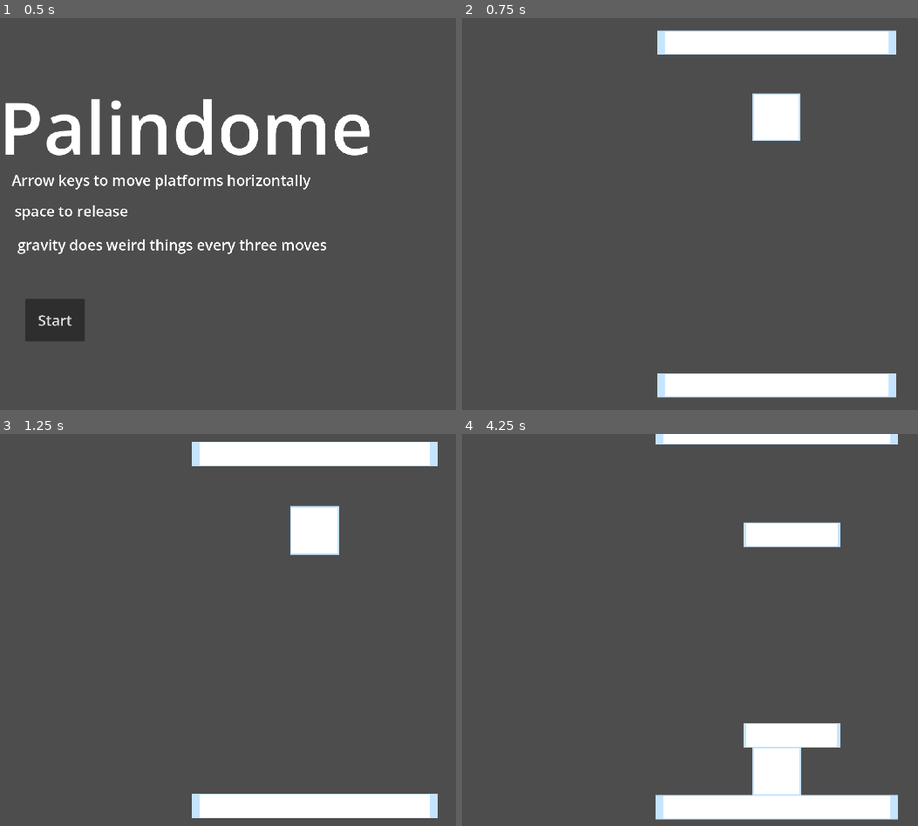
Above: before the commit, frames 1-4 (two rows, left to right).
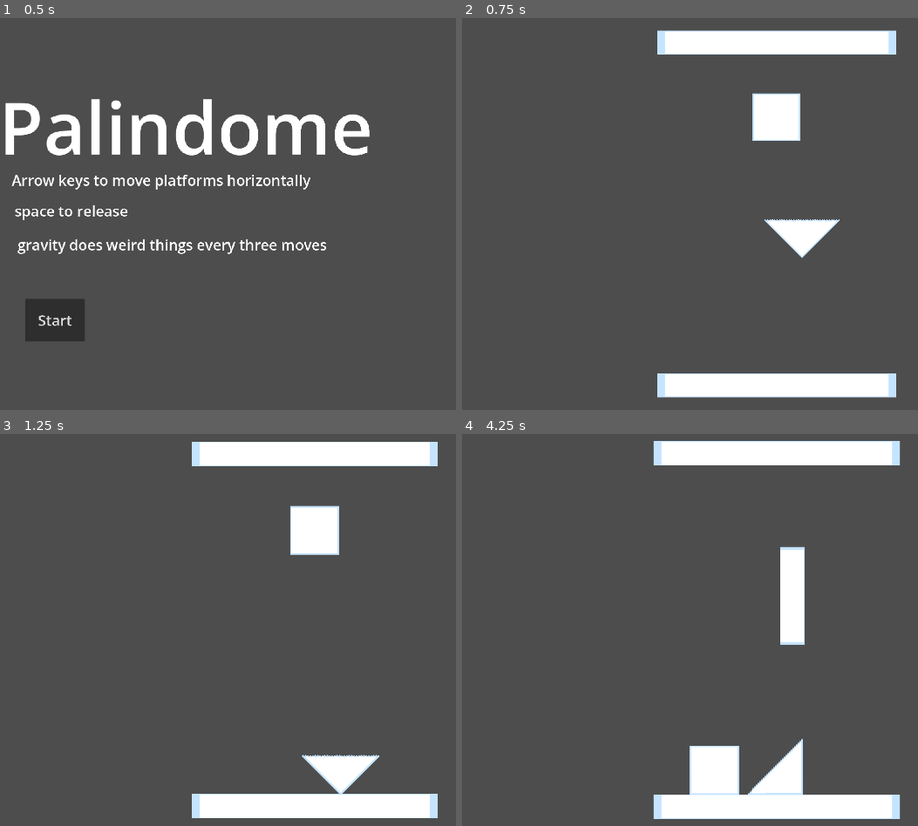
Above: after the commit, the same moments.

Repository: nullishew/game-jam-palindome
Game: Godot game, scene res://scenes/menu.tscn
Two runs of this game, one before a commit and one after it. Both use one fixed random seed, a clock stepped at 60 frames per second and the inputs below.
Inputs:
- Up to frame 1 (0.5 s): no input
- Up to frame 2 (0.75 s): click "Start" at 0.5 s
- Up to frame 3 (1.25 s): no input
- Up to frame 4 (4.25 s): tap Enter (ui_accept) at 1.25, 1.35, 1.52, 1.82, 2.1, 2.27, 2.57, 2.85, 3.6, 3.77, 4.07 s; hold Right (ui_right) 1.28-2.03 s; hold Left (ui_left) 2.03-2.78 s; hold Right (ui_right) from 2.78 s (still down)

Frame 1 is identical in both runs. In frame 2, 0.8% of the frame differs, in the area x 66-83%, y 51-62%; in frame 3, 0.9%; in frame 4, 11%, in the area x 41-97%, y 0-99%.

Commit message:
adjusted piece physics

Diff:
--- a/scenes/game.tscn
+++ b/scenes/game.tscn
@@ -5,10 +5,11 @@
 [ext_resource type="PackedScene" uid="uid://b4g4t2trs4wr7" path="res://scenes/platform.tscn" id="3_lbhrr"]
 [ext_resource type="PackedScene" uid="uid://7g6rkmeteclo" path="res://scenes/block_piece.tscn" id="3_lnu2h"]
 [ext_resource type="PackedScene" uid="uid://bdajgv04xnnoe" path="res://scenes/death_zone.tscn" id="4_lbhrr"]
+[ext_resource type="PackedScene" uid="uid://c5u6qthot4jji" path="res://scenes/triangle_piece.tscn" id="4_p57ef"]
 
 [node name="Game" type="Node2D" unique_id=795297754 node_paths=PackedStringArray("cam", "world_container", "piece_container", "normal_spawnpoint", "inverted_spawnpoint", "top_platform", "bottom_platform")]
 script = ExtResource("1_yqjtg")
-piece_scenes = Array[PackedScene]([ExtResource("3_lnu2h"), ExtResource("3_iywne")])
+piece_scenes = Array[PackedScene]([ExtResource("3_lnu2h"), ExtResource("3_iywne"), ExtResource("4_p57ef")])
 cam = NodePath("Camera2D")
 world_container = NodePath("World")
 piece_container = NodePath("World/Piece Container")
@@ -23,6 +24,10 @@
 [node name="World" type="Node2D" parent="." unique_id=1555225489]
 
 [node name="Piece Container" type="Node2D" parent="World" unique_id=1338131520]
+
+[node name="TrianglePiece" parent="World/Piece Container" unique_id=812756609 instance=ExtResource("4_p57ef")]
+position = Vector2(34, -1)
+rotation = -0.7853982
 
 [node name="Top Platform" parent="World" unique_id=1619606996 instance=ExtResource("3_lbhrr")]
 position = Vector2(0, -230)
--- a/scenes/i_piece.tscn
+++ b/scenes/i_piece.tscn
@@ -8,9 +8,9 @@
 size = Vector2(128, 32)
 
 [node name="IPiece" type="RigidBody2D" unique_id=496270264]
-mass = 10.0
+mass = 15.0
 physics_material_override = ExtResource("1_15ysq")
-linear_damp = 0.5
+linear_damp = 0.7
 script = ExtResource("1_yydgg")
 metadata/_custom_type_script = "uid://btsm8qmr8f3pf"
 
--- a/scenes/triangle_piece.tscn
+++ b/scenes/triangle_piece.tscn
@@ -5,15 +5,15 @@
 [ext_resource type="Texture2D" uid="uid://bq3ae8khmoe8a" path="res://assets/placeholder_triangle_grid_paper.png" id="3_tybd2"]
 
 [node name="TrianglePiece" type="RigidBody2D" unique_id=812756609]
-mass = 15.0
+mass = 10.0
 physics_material_override = ExtResource("1_c2mqm")
-linear_damp = 0.1
+linear_damp = 0.6
 script = ExtResource("1_bgbdb")
 metadata/_custom_type_script = "uid://btsm8qmr8f3pf"
 
 [node name="Sprite2D" type="Sprite2D" parent="." unique_id=1463819697]
-scale = Vector2(1.75, 1.75)
+scale = Vector2(2.25, 2.25)
 texture = ExtResource("3_tybd2")
 
 [node name="CollisionPolygon2D" type="CollisionPolygon2D" parent="." unique_id=2083518075]
-polygon = PackedVector2Array(-28, -28, -28, 28, 28, 28)
+polygon = PackedVector2Array(-36, -36, -36, 36, 36, 36)
--- a/scripts/game.gd
+++ b/scripts/game.gd
@@ -43,6 +43,8 @@
 		PhysicsServer2D.AREA_PARAM_GRAVITY_VECTOR,
 		[Vector2.DOWN, Vector2.UP][int(_is_gravity_inverted)]
 	)
+	_top_platform_target_pos_y = top_platform.global_position.y
+	_bottom_platform_target_pos_y = bottom_platform.global_position.y
 	_set_state(GameState.HOLD)
 
 func _set_state(state: GameState):
@@ -56,8 +58,8 @@
 			if _turn_count >= turns_to_win:
 				_set_state(GameState.WIN)
 				return
+			resize_platforms()
 			_turn_count += 1
-			resize_platforms()
 			if !_held_piece:
 				call_deferred("spawn_piece")
 		GameState.PLACE:
@@ -81,7 +83,9 @@
 		pass
 
 func _physics_process(delta: float) -> void:
+	update_platform_size(delta)
 	call_deferred("update_camera", delta)
+
 	match _state:
 		GameState.HOLD:
 			if _held_piece:
@@ -107,6 +111,7 @@
 		_unused_pieces = piece_scenes.duplicate()
 	var piece_scene: PackedScene = _unused_pieces.pop_at(randi_range(0, _unused_pieces.size() - 1))
 	var piece: Piece = piece_scene.instantiate()
+	piece.is_player_piece = true
 	piece.freeze = true
 	var spawnpoint: Vector2 = [normal_spawnpoint.global_position, inverted_spawnpoint.global_position][int(_is_gravity_inverted)]
 	var offset: Vector2 = Vector2(randf_range(-0.5, 0.5), 0)
@@ -125,6 +130,13 @@
 	piece.release()
 	_placed_pieces.append(piece)
 
+var _top_platform_target_pos_y: float
+var _bottom_platform_target_pos_y: float
+
+func update_platform_size(delta: float):
+	var t := 1.0 - exp(-delta * 4.0)
+	bottom_platform.global_position.y = lerp(bottom_platform.global_position.y, _bottom_platform_target_pos_y, t)
+	top_platform.global_position.y = lerp(top_platform.global_position.y, _top_platform_target_pos_y, t)
 
 func resize_platforms():
 	var top_p: Vector2 = Vector2(-INF, -INF)
@@ -132,15 +144,18 @@
 	for piece in _placed_pieces:
 		top_p = top_p.max(piece.global_position)
 		bottom_p = bottom_p.min(piece.global_position)
-	var min_piece_distance_to_platform: float = 400
+	var min_piece_distance_to_platform: float = 300
 	if _is_gravity_inverted:
 		var dist = bottom_platform.global_position.y - top_p.y
 		if dist < min_piece_distance_to_platform:
-			bottom_platform.global_position.y = top_p.y + min_piece_distance_to_platform
+			_bottom_platform_target_pos_y = top_p.y + min_piece_distance_to_platform
 	else:
 		var dist = bottom_p.y - top_platform.global_position.y
 		if dist < min_piece_distance_to_platform:
-			top_platform.global_position.y = bottom_p.y - min_piece_distance_to_platform
+			_top_platform_target_pos_y = bottom_p.y - min_piece_distance_to_platform
+
+
+
 
 var _target_cam_zoom: Vector2
 var _target_cam_pos: Vector2
@@ -150,16 +165,13 @@
 	var bottom_y = bottom_platform.global_position.y
 
 	var center_y = (top_y + bottom_y) / 2.0
-	# cam.global_position.y = center_y
+	_target_cam_pos = Vector2(0, center_y)
 
 	var padding = 50.0
 	var height = abs(top_y - bottom_y) + padding
-	var viewport_height = get_viewport_rect().size.y
+	var viewport_height = cam.get_viewport_rect().size.y
 	var zoom = viewport_height / height
-	# cam.zoom = Vector2(zoom, zoom)
-
 	_target_cam_zoom = Vector2(zoom, zoom)
-	_target_cam_pos = Vector2(0, center_y)
 
 	var t := 1.0 - exp(-delta * 4.0)
 	cam.zoom = cam.zoom.lerp(_target_cam_zoom, t)
--- a/scripts/piece.gd
+++ b/scripts/piece.gd
@@ -1,11 +1,13 @@
 class_name Piece
 extends RigidBody2D
 
+var is_player_piece: bool = false
 
 # Called when the node enters the scene tree for the first time.
 func _ready() -> void:
-	hold()
-	GameManager.game.hold(self)
+	if is_player_piece:
+		hold()
+		GameManager.game.hold(self)
 
 
 # Called every frame. 'delta' is the elapsed time since the previous frame.
